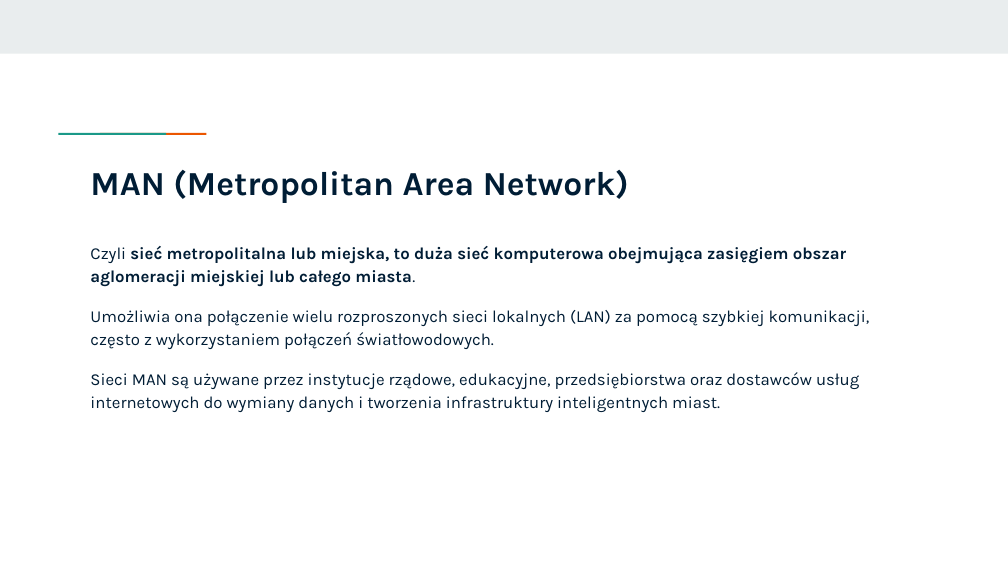
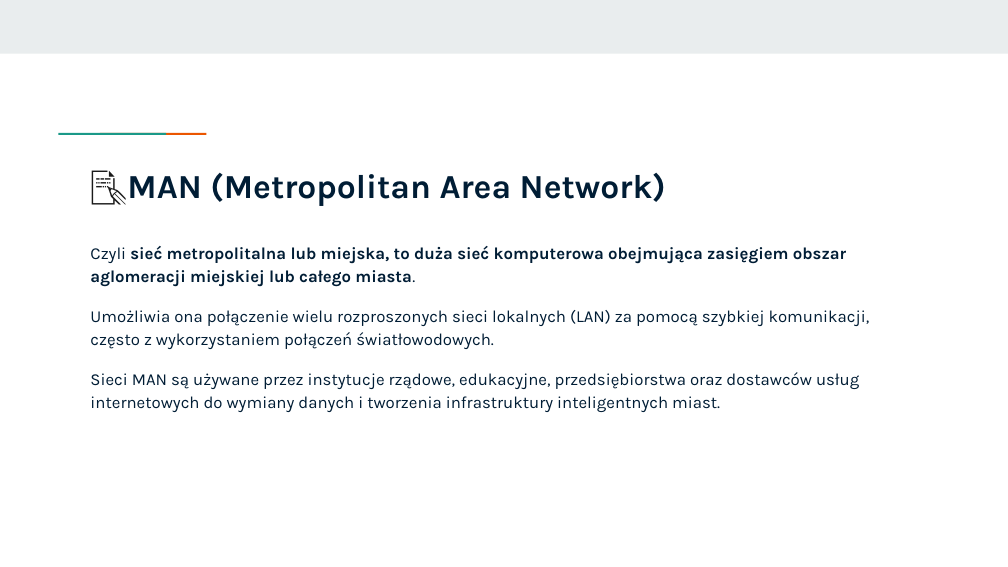
Before and after one commit to KasiaKasia/PRZEDMIOTY, a slide deck: slide 66 of ZASTOSOWANIE_INFORMATYKI/1A-gr_2/Zastosowanie informatyki - 1A gr. 2.pptx. Drawn at 1008x567 pixels with LibreOffice and Linux fonts; fonts in the diff are those of the drawing. Boxes give left, top, right and bottom in pixels: in the first picture for what was removed or moved away, otherwise in the second. Text is boxed around its words. In the diff, an @@ line names an element or a change of style, - is before the commit and + after.

```diff
--- a/ZASTOSOWANIE_INFORMATYKI/1A-gr_2/Zastosowanie informatyki - 1A gr. 2.pptx
+++ b/ZASTOSOWANIE_INFORMATYKI/1A-gr_2/Zastosowanie informatyki - 1A gr. 2.pptx
@@ title at bbox=[127, 173, 666, 206]: text changed @@
-MAN (Metropolitan Area Network)
+📝MAN (Metropolitan Area Network)
```
Also in this commit, not shown: 14 other slides changed, 3 other files.
